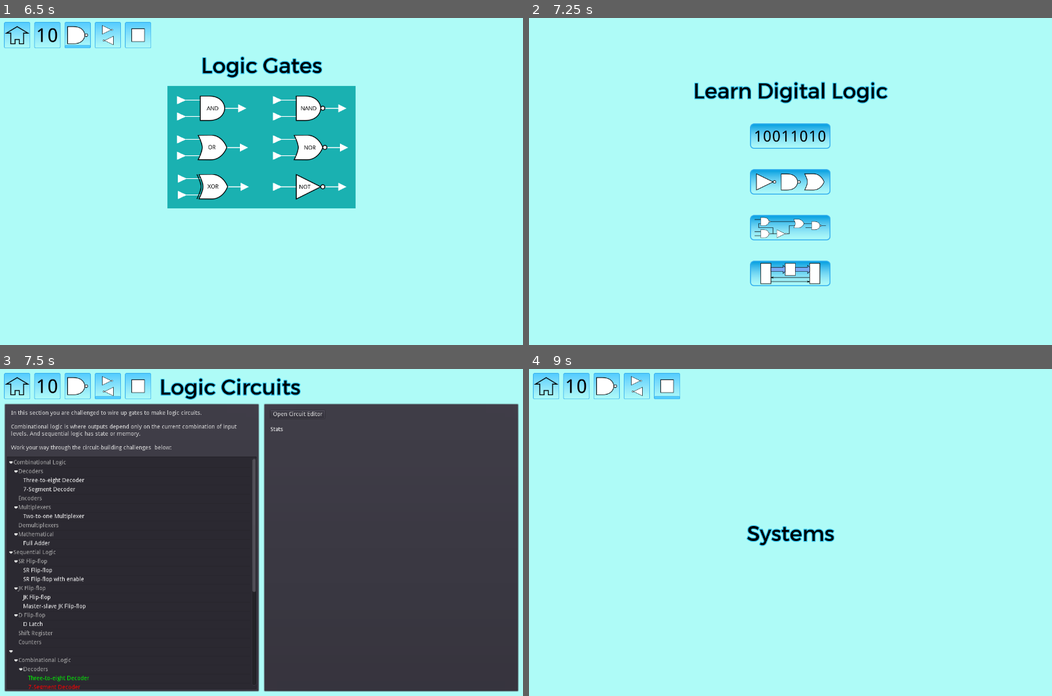
Above: before the commit, frames 1-4 (two rows, left to right).
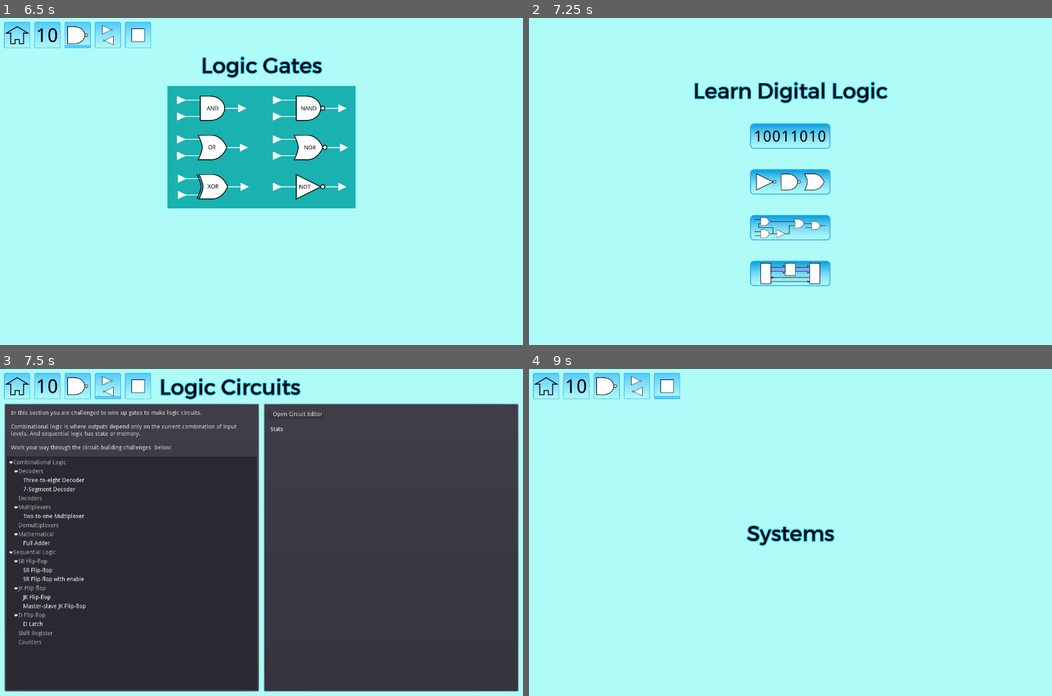
Above: after the commit, the same moments.

Repository: andrew-wilkes/digital-logic
Game: Godot game, scene res://Main.tscn
Two runs of this game, one before a commit and one after it. Both use one fixed random seed, a clock stepped at 60 frames per second and the inputs below.
Inputs (mouse positions are in pixels of both pictures, inside the frame that each line leads up to):
- Up to frame 1 (6.5 s): click (261, 135) at 0.5 s; click "-" at 1.25 s; click "+" at 2 s; click "<<" at 2.75 s; click ">>" at 3.5 s; click "~" at 4.25 s; click (15, 34) at 5 s; click (261, 181) at 5.75 s
- Up to frame 2 (7.25 s): click (544, 34) at 6.5 s
- Up to frame 3 (7.5 s): click (261, 578) at 7.25 s
- Up to frame 4 (9 s): click (544, 385) at 8 s; click (790, 624) at 8.75 s

Frames 1-2 are identical in both runs. In frame 3, 0.5% of the frame differs, in the area x 1-49%, y 27-98%; in frame 4, nothing differs.
Error after the commit: Invalid call to function 'populate' in base 'MarginContainer (TreeList.gd)'. Expected 3 arguments. (res://Circuits.gd:8)

Commit message:
Save collapsed state of tree list

Diff:
--- a/game/g.gd
+++ b/game/g.gd
@@ -6,6 +6,7 @@
 const COLOR_UNDEFINED = Color.white
 const GRID_SIZE = 10
 const PART_FILE_PATH = "res://parts/lib/"
+const STATE_FILE_PATH = "res://state.json"
 const UNSTABLE_THRESHOLD = 4
 const STATUS_COLORS = [Color.white, Color.orange, Color.red, Color.green]
 const DEBUG = false
@@ -14,10 +15,30 @@
 var circuits = {}
 var param
 var debug_id = 0
+var state = {
+	"ci": [ # Lists of collapsed tree item references
+		[]
+	]
+}
+
+
+func _ready():
+	load_state()
+
 
 func get_debug_id():
 	debug_id += 1
 	return debug_id
+
+
+func load_state():
+	var data = load_file(STATE_FILE_PATH)
+	if data:
+		state = data
+
+
+func save_state():
+	save_file(STATE_FILE_PATH, state)
 
 
 func load_circuits():
@@ -62,8 +83,8 @@
 		return parse_json(file.get_as_text())
 
 
-func get_state_color(state):
-	if state:
+func get_state_color(_state):
+	if _state:
 		return g.COLOR_HIGH
 	else:
 		return g.COLOR_LOW
--- a/game/panels/TreeList.gd
+++ b/game/panels/TreeList.gd
@@ -4,23 +4,27 @@
 
 var tree : Tree
 var item_script
+var cid
+var ready
 
 func _ready():
 	tree = $Tree
 	$Bar.hide()
-	populate(tt.categories, tt.data)
+	populate(tt.categories, tt.data, 0)
 
 
-func populate(cats, data):
+func populate(cats, data, _cid):
+	ready = false
+	cid = _cid
 	var root = tree.create_item()
 	for cat in cats.keys():
 		var b = tree.create_item(root)
 		b.set_text(0, cat)
-		b.set_collapsed(false)
+		b.set_collapsed(g.state.ci[_cid].has(cat))
 		for sub_cat in cats[cat].keys():
 			var b2 = tree.create_item(b)
 			b2.set_text(0, sub_cat)
-			b2.set_collapsed(false)
+			b2.set_collapsed(g.state.ci[_cid].has(sub_cat))
 			for key in data.keys():
 				var item = data[key]
 				if item.cat == cats[cat][sub_cat]:
@@ -31,6 +35,7 @@
 						status = g.circuits[key].status
 					leaf.set_custom_color(0, g.STATUS_COLORS[status])
 					leaf.set_metadata(0, key)
+	ready = true
 
 
 func _on_Tree_gui_input(event):
@@ -52,8 +57,23 @@
 	var id = tree.get_selected().get_metadata(0)
 	if id:
 		emit_signal("tree_item_selected", id)
-		print(id)
 
 
 func _on_Tree_mouse_exited():
 	$Bar.hide()
+
+
+func _on_Tree_item_collapsed(_item):
+	if ready:
+		g.state.ci[cid] = []
+		scan_children(tree.get_root())
+		g.save_state()
+
+
+func scan_children(root):
+	var item = root.get_children()
+	while item:
+		scan_children(item)
+		if item.collapsed:
+			g.state.ci[cid].append(item.get_text(0))
+		item = item.get_next()
--- a/game/panels/TreeList.tscn
+++ b/game/panels/TreeList.tscn
@@ -36,6 +36,7 @@
 size_flags_horizontal = 0
 size_flags_vertical = 0
 [connection signal="gui_input" from="Tree" to="." method="_on_Tree_gui_input"]
+[connection signal="item_collapsed" from="Tree" to="." method="_on_Tree_item_collapsed"]
 [connection signal="item_selected" from="Tree" to="." method="_on_Tree_item_selected"]
 [connection signal="mouse_entered" from="Tree" to="." method="_on_Tree_mouse_entered"]
 [connection signal="mouse_exited" from="Tree" to="." method="_on_Tree_mouse_exited"]
--- /dev/null
+++ b/game/state.json
@@ -0,0 +1 @@
+{"ci":[[]]}
